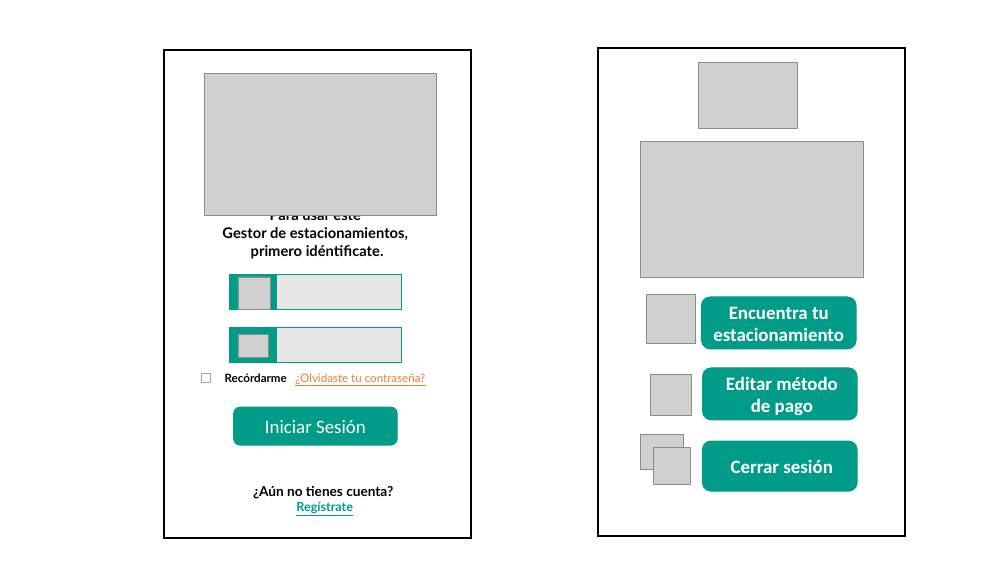
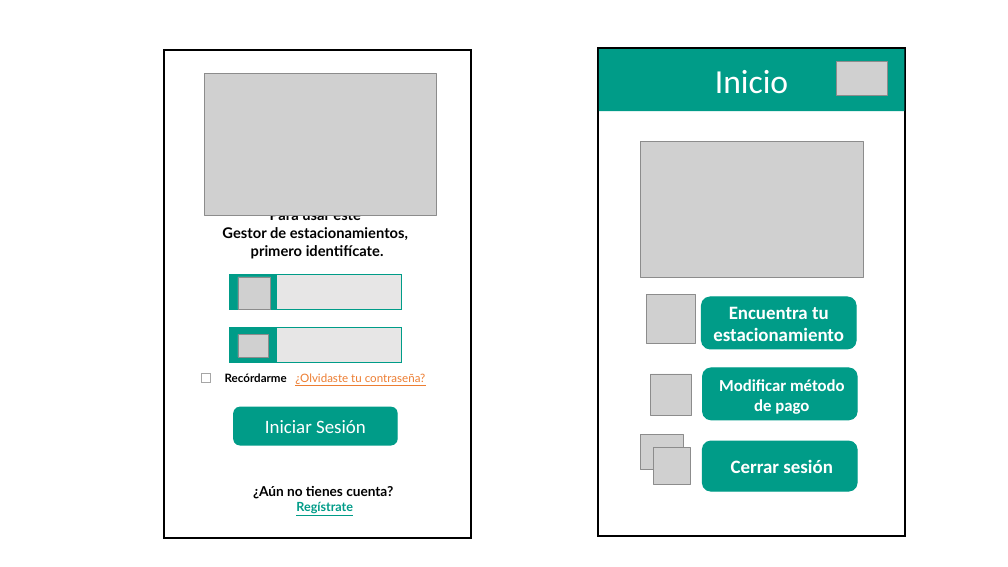
Before and after one commit to ajbeem/iotserver, a slide deck: slide 4 of documentation/MapaNavegacion.pptm (slide 5 before the commit). Drawn at 1008x567 pixels with LibreOffice and Linux fonts; fonts in the diff are those of the drawing; grey boxes stand for pictures. Boxes give left, top, right and bottom in pixels: in the first picture for what was removed or moved away, otherwise in the second. Text is boxed around its words. In the diff, an @@ line names an element or a change of style, - is before the commit and + after.

```diff
--- a/documentation/MapaNavegacion.pptm
+++ b/documentation/MapaNavegacion.pptm
@@ rectangle added at [599, 49, 904, 111], fill #009C88, 32 pt, text #FFFFFF @@
+Inicio
@@ picture removed at [699, 63, 798, 129] @@
@@ picture added at [837, 61, 887, 95] @@
@@ text at [251, 245, 384, 259]: text changed @@
-primero idéntificate.
+primero identifícate.
@@ text in rounded rectangle at [719, 379, 845, 391]: text changed; size 18 to 16 pt @@
-Editar método
+Modificar método
@@ text in rounded rectangle at [754, 399, 809, 414]: size 18 to 16 pt in "de pago" @@
```
Also in this commit, not shown: 2 other slides changed, 3 slides added, 1 slide removed, 1 other file.
